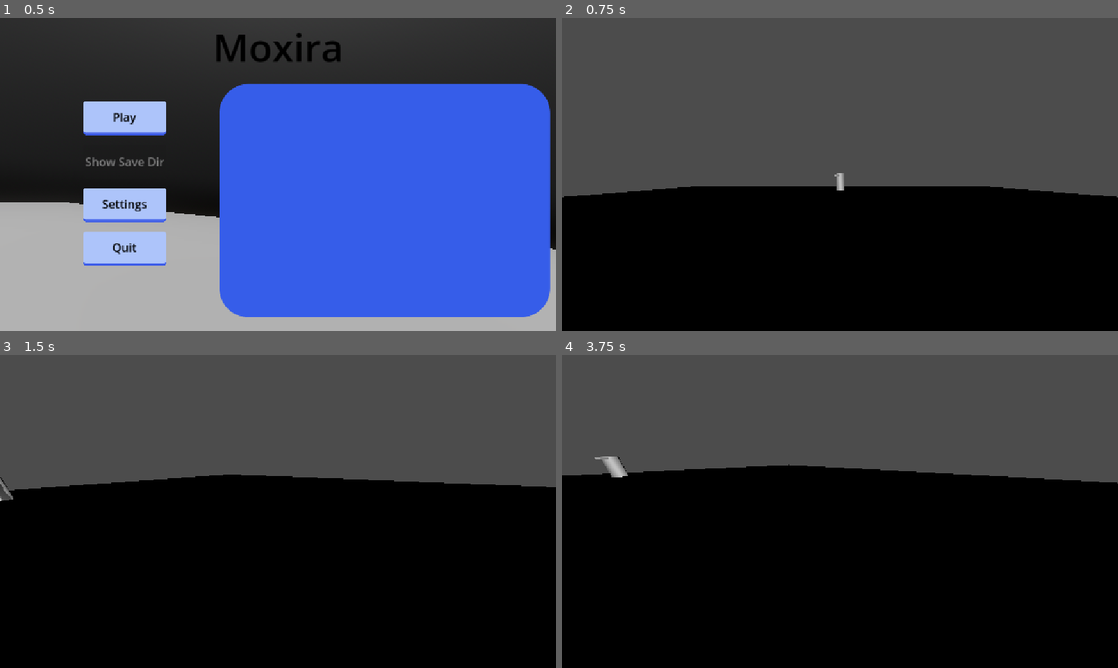
Above: before the commit, frames 1-4 (two rows, left to right).
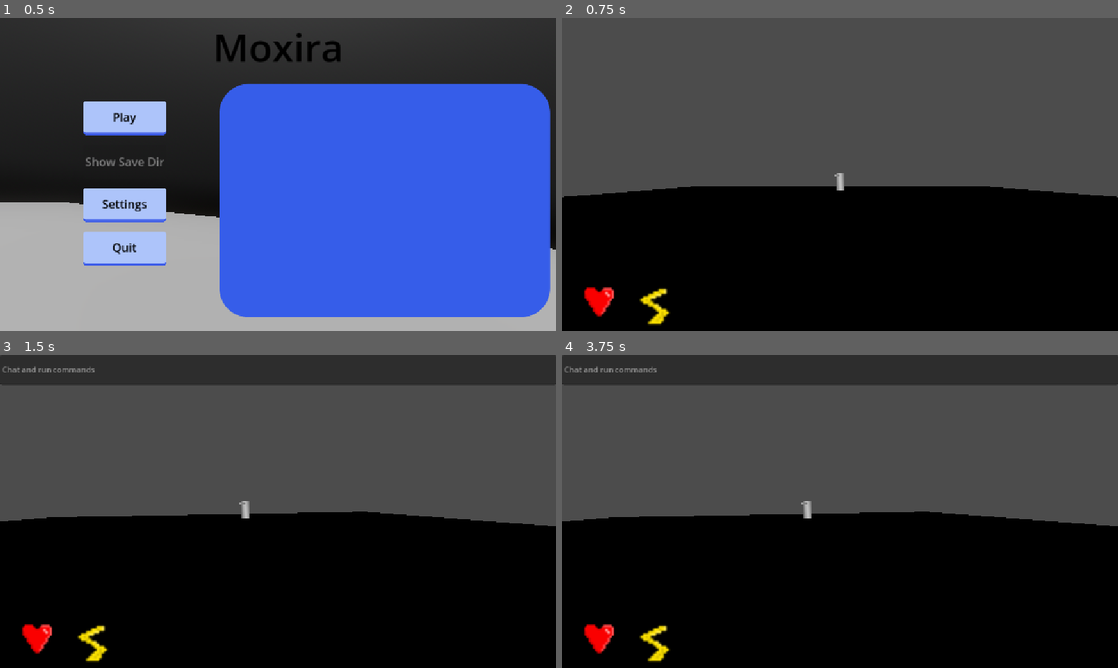
Above: after the commit, the same moments.

Repository: xi-self13/MoxiDev
Game: Godot game, scene res://UI/mainMenu.tscn
Two runs of this game, one before a commit and one after it. Both use one fixed random seed, a clock stepped at 60 frames per second and the inputs below. Sound files missing from this copy of the repository are replaced by a short silence.
Inputs (mouse positions are in pixels of both pictures, inside the frame that each line leads up to):
- Up to frame 1 (0.5 s): no input
- Up to frame 2 (0.75 s): click "Play" at 0.5 s
- Up to frame 3 (1.5 s): tap Enter at 1.25 s; move the mouse to (305, 511) at 1.27 s; hold D (right) from 1.28 s (still down); hold T (chat_key, bound only after the commit) from 1.28 s (still down)
- Up to frame 4 (3.75 s): tap Space (jump) at 1.52, 2.27 s; move the mouse to (812, 511) at 2.02 s; release D (right) at 2.03 s; release T (chat_key, bound only after the commit) at 2.03 s; hold S (back) 2.03-2.78 s; tap Ctrl (crouch) at 2.1 s; tap T (chat_key, bound only after the commit) at 2.3 s; move the mouse to (851, 505) at 2.77 s; hold T (chat_key, bound only after the commit) 2.78-3.53 s; hold D (right) from 2.78 s (still down); tap W (fowards) at 2.85 s; move the mouse to (834, 517) at 3.52 s; tap Shift (sprint) at 3.6 s

Frame 1 is identical in both runs. In frame 2, 0.7% of the frame differs, in the area x 3-20%, y 86-99%; in frame 3, 21%; in frame 4, 24%, in the area x 0-100%, y 0-99%.

Commit message:
Added Weather System and DesktopUI

Diff:
--- a/Entities/Player/StateMachine/player_state.gd
+++ b/Entities/Player/StateMachine/player_state.gd
@@ -8,8 +8,12 @@
 const FALLING = "Falling"
 const CROUCH = "Crouch"
 const DEAD = "Dead"
+const STOP = "Stop"
 var player: Player
 
+func update(delta: float) -> void:
+	if %ChatPanel.visible == true:
+		finished.emit(STOP)
 
 func _ready() -> void:
 	await owner.ready
--- a/Entities/Player/StateMachine/run.gd
+++ b/Entities/Player/StateMachine/run.gd
@@ -1,7 +1,7 @@
 extends PlayerState
 #change the properties for the run multiplier and Stamina drain, player runs at insane speeds
 func enter(previous_state_path: String, data := {}) -> void:
-	player.ap.play("run")
+	player.ap.play("Run")
 	player.camera_3d.fov = lerp(player.camera_3d.fov, player.start_fov / player.zoom_multiplier, get_physics_process_delta_time() * 20.0)
 
 func physics_update(delta: float) -> void:
--- /dev/null
+++ b/Entities/Player/StateMachine/stop.gd
@@ -0,0 +1,18 @@
+extends PlayerState
+
+func physics_update(delta: float) -> void:
+    player.movement_speed = lerp(player.movement_speed, 0.0, 0.2)
+    player.velocity.x = 0.0
+    player.velocity.z = 0.0
+    player.camera_3d.fov = lerp(player.camera_3d.fov, player.start_fov, get_physics_process_delta_time() * 20.0)
+
+    if not player.is_on_floor():
+        if player.velocity.y >= 0:
+            player.velocity += player.get_gravity() * delta
+        else:
+            player.velocity += player.get_gravity() * delta * 0.5 * player.fall_multi
+
+    if not player.is_on_floor():
+        finished.emit(FALLING)
+    if %ChatPanel.visible == false:
+        finished.emit(IDLE)
--- a/Entities/Player/player.gd
+++ b/Entities/Player/player.gd
@@ -36,7 +36,7 @@
 @export var damage := 20.0
 @export var experience := 0.0
 @export var level := 0.0
-@export var runMulti: float = 4
+@export var runMulti: float = 2
 @export var fall_multi: float = 2.5
 @export var jump_height: float = 1.0
 @export var coyote_time: float = 0.1
@@ -67,8 +67,8 @@
 @onready var cameraStartPos: Vector3 = $Camera3D.position
 @onready var start_fov := camera_3d.fov
 @onready var diedscreen = $YouDied
-@onready var staminabar = $MobileUi/Stats/staminabar
-@onready var healthbar = $MobileUi/Stats/Healthbar
+@onready var healthbar: TextureProgressBar = $Stats/Healthbar
+@onready var staminabar: TextureProgressBar = $Stats/staminabar
 
 
 
@@ -139,6 +139,8 @@
 func _input(event: InputEvent) -> void:
 	if event is InputEventMouseMotion and Input.mouse_mode == Input.MOUSE_MODE_CAPTURED:
 		target_mouse_motion = -event.relative * mouse_sensitivity
+
+
 #		if event.pressed:
 #			ap.play("combat_fist")
 
@@ -239,3 +241,11 @@
 		camera_3d.position = (Vector3(randf_range(-0.05,0.05), randf_range(-0.05,0.05), 0) + Vector3(0, 1.37787, -0.29387))
 	elif current_health == 100 and was_dead == true:
 		pass
+
+
+func _on_staminabar_changed() -> void:
+	pass # Replace with function body.
+
+
+func _on_staminabar_value_changed(value: float) -> void:
+	pass # Replace with function body.
--- a/Entities/Player/player.tscn
+++ b/Entities/Player/player.tscn
@@ -7,6 +7,7 @@
 [ext_resource type="Script" uid="uid://semsmbohlmwu" path="res://UI/scripts/mobileuicontrols.gd" id="3_tekja"]
 [ext_resource type="PackedScene" uid="uid://bm3ntb0va12ek" path="res://UI/ToastUi.tscn" id="4_7a1se"]
 [ext_resource type="PackedScene" uid="uid://c4h2lyh67xg8t" path="res://DiedScreen.tscn" id="4_tekja"]
+[ext_resource type="Script" uid="uid://cb2h7ntvvjhds" path="res://UI/scripts/desktop_ui.gd" id="5_a8wow"]
 [ext_resource type="Texture2D" uid="uid://cf5epxsdprgvs" path="res://assets/Player/UiPack/HUD/Health/HeartUnder.png" id="5_iplt1"]
 [ext_resource type="Texture2D" uid="uid://jhf8uu6h8g7i" path="res://assets/Player/UiPack/HUD/Health/HeartFill.png" id="6_owvpp"]
 [ext_resource type="AnimationLibrary" uid="uid://cfpavemgcl1vj" path="res://assets/Player/Animations/AnimationLib/plranimations.res" id="7_01a4e"]
@@ -21,6 +22,7 @@
 [ext_resource type="Script" uid="uid://jeiqoaxc8lx3" path="res://Entities/Player/StateMachine/fall.gd" id="19_0poeq"]
 [ext_resource type="Script" uid="uid://broxiuyqh3mvp" path="res://Entities/Player/StateMachine/crouch.gd" id="20_ppdlg"]
 [ext_resource type="Script" uid="uid://bm20215ygxi3e" path="res://Entities/Player/StateMachine/dead.gd" id="21_v7p16"]
+[ext_resource type="Script" uid="uid://cklbk53dajvan" path="res://Entities/Player/StateMachine/stop.gd" id="23_avsg8"]
 
 [sub_resource type="BoxShape3D" id="BoxShape3D_5c2io"]
 size = Vector3(1, 2.53882, 0.541931)
@@ -1530,6 +1532,7 @@
 target_position = Vector3(0, 0.2, 0)
 
 [node name="MobileUi" type="Control" parent="."]
+visible = false
 layout_mode = 3
 anchors_preset = 15
 anchor_right = 1.0
@@ -1541,44 +1544,6 @@
 
 [node name="Control" parent="MobileUi" instance=ExtResource("4_7a1se")]
 layout_mode = 1
-
-[node name="Stats" type="Control" parent="MobileUi"]
-anchors_preset = 0
-offset_right = 1152.0
-offset_bottom = 51.0
-
-[node name="Healthbar" type="TextureProgressBar" parent="MobileUi/Stats"]
-layout_mode = 1
-anchors_preset = -1
-anchor_left = 0.618056
-anchor_top = 10.8235
-anchor_right = 0.677951
-anchor_bottom = 12.2353
-offset_left = -3.05176e-05
-offset_bottom = -1.14441e-05
-grow_horizontal = 2
-grow_vertical = 0
-value = 1.0
-fill_mode = 3
-nine_patch_stretch = true
-texture_under = ExtResource("5_iplt1")
-texture_progress = ExtResource("6_owvpp")
-metadata/_edit_use_anchors_ = true
-
-[node name="staminabar" type="TextureProgressBar" parent="MobileUi/Stats"]
-layout_mode = 0
-anchor_left = 0.523438
-anchor_top = 10.7059
-anchor_right = 0.59809
-anchor_bottom = 12.3333
-offset_top = 1.43051e-05
-offset_right = -1.52588e-05
-offset_bottom = 1.62125e-05
-fill_mode = 3
-nine_patch_stretch = true
-texture_under = ExtResource("7_xr8lj")
-texture_progress = ExtResource("8_r8fok")
-metadata/_edit_use_anchors_ = true
 
 [node name="JoyArea" type="Control" parent="MobileUi"]
 anchors_preset = 0
@@ -1765,9 +1730,57 @@
 offset_bottom = 101.0
 text = "Toggle Debug Menu"
 
-[node name="ChatPanel" parent="MobileUi" instance=ExtResource("3_5c2io")]
+[node name="DesktopUI" type="Control" parent="."]
+unique_name_in_owner = true
+layout_mode = 3
+anchors_preset = 15
+anchor_right = 1.0
+anchor_bottom = 1.0
+grow_horizontal = 2
+grow_vertical = 2
+script = ExtResource("5_a8wow")
+metadata/_edit_use_anchors_ = true
+
+[node name="ChatPanel" parent="." instance=ExtResource("3_5c2io")]
+unique_name_in_owner = true
 visible = false
+
+[node name="Stats" type="Control" parent="."]
+layout_mode = 3
+anchors_preset = 0
+offset_right = 1152.0
+offset_bottom = 51.0
+
+[node name="Healthbar" type="TextureProgressBar" parent="Stats"]
 layout_mode = 1
+anchors_preset = -1
+anchor_left = 0.0364583
+anchor_top = 10.7647
+anchor_right = 0.0963534
+anchor_bottom = 12.1765
+grow_horizontal = 2
+grow_vertical = 0
+mouse_filter = 2
+value = 1.0
+fill_mode = 3
+nine_patch_stretch = true
+texture_under = ExtResource("5_iplt1")
+texture_progress = ExtResource("6_owvpp")
+metadata/_edit_use_anchors_ = true
+
+[node name="staminabar" type="TextureProgressBar" parent="Stats"]
+layout_mode = 1
+anchors_preset = -1
+anchor_left = 0.131076
+anchor_top = 10.8823
+anchor_right = 0.205728
+anchor_bottom = 12.5097
+mouse_filter = 2
+fill_mode = 3
+nine_patch_stretch = true
+texture_under = ExtResource("7_xr8lj")
+texture_progress = ExtResource("8_r8fok")
+metadata/_edit_use_anchors_ = true
 
 [node name="YouDied" parent="." instance=ExtResource("4_tekja")]
 visible = false
@@ -1807,16 +1820,7 @@
 [node name="DebugMenu" type="Node" parent="." node_paths=PackedStringArray("UINode")]
 unique_name_in_owner = true
 script = ExtResource("13_owvpp")
-UINode = NodePath("../DebugUI")
-
-[node name="DebugUI" type="Control" parent="."]
-layout_mode = 3
-anchors_preset = 15
-anchor_right = 1.0
-anchor_bottom = 1.0
-grow_horizontal = 2
-grow_vertical = 2
-mouse_filter = 2
+UINode = NodePath("../DesktopUI")
 
 [node name="StateMachine" type="Node" parent="." node_paths=PackedStringArray("initial_state")]
 unique_name_in_owner = true
@@ -1844,8 +1848,9 @@
 [node name="Dead" type="Node" parent="StateMachine"]
 script = ExtResource("21_v7p16")
 
-[connection signal="changed" from="MobileUi/Stats/Healthbar" to="." method="_on_current_health_changed"]
-[connection signal="value_changed" from="MobileUi/Stats/Healthbar" to="." method="_on_health_changed"]
+[node name="Stop" type="Node" parent="StateMachine"]
+script = ExtResource("23_avsg8")
+
 [connection signal="button_down" from="MobileUi/JoyArea/Forward" to="MobileUi" method="_on_forward_down"]
 [connection signal="button_up" from="MobileUi/JoyArea/Forward" to="MobileUi" method="_on_forward_up"]
 [connection signal="toggled" from="MobileUi/JoyArea/Flashlight" to="MobileUi" method="_on_flashlight_toggle"]
@@ -1869,5 +1874,9 @@
 [connection signal="pressed" from="MobileUi/PanelContainer/Minus20health" to="MobileUi" method="_on_player_pressed"]
 [connection signal="toggled" from="MobileUi/PanelContainer/TogglePermaDeath" to="MobileUi" method="_on_you_died_toggle_perma"]
 [connection signal="pressed" from="MobileUi/PanelContainer/Debug button" to="MobileUi" method="_on_debug_button_pressed"]
+[connection signal="changed" from="Stats/Healthbar" to="." method="_on_current_health_changed"]
+[connection signal="value_changed" from="Stats/Healthbar" to="." method="_on_health_changed"]
+[connection signal="changed" from="Stats/staminabar" to="." method="_on_staminabar_changed"]
+[connection signal="value_changed" from="Stats/staminabar" to="." method="_on_staminabar_value_changed"]
 
 [editable path="Girl"]
--- a/Globals/game_manager.gd
+++ b/Globals/game_manager.gd
@@ -1,6 +1,9 @@
 extends Node
 
 var player :=  preload("res://Entities/Player/player.tscn")
+
+var platform = OS.get_name()
+
 func save():
 	if !player:
 		return {"filename" : get_scene_file_path(), "parent" : get_parent().get_path()}
--- /dev/null
+++ b/Globals/rain_effect.gd
@@ -0,0 +1,15 @@
+extends GPUParticles3D
+
+@export var rain_intensity: float = 1.0
+
+func _ready():
+	emitting = true
+	amount = int(100 * rain_intensity)
+	lifetime = 5.0
+	process_material = ParticleProcessMaterial.new()
+	process_material.direction = Vector3(0, -1, 0)
+	process_material.spread = 10.0
+	process_material.initial_velocity_min = 10.0
+	process_material.initial_velocity_max = 20.0
+	process_material.gravity = Vector3(0, -9.8, 0)
+	process_material.particle_flag_align_y = true
--- a/Globals/time.gd
+++ b/Globals/time.gd
@@ -5,7 +5,14 @@
 @export_category("Sun Properties")
 @export var ticks_per_second: float = 60.0 ## 1 tick = 1 second in real life
 
+enum Weather { NORMAL, RAINY, STORMY }
+
+@export var current_weather: Weather = Weather.NORMAL
+@export var weather_change_interval: float = 300.0  # Change weather every 5 minutes (in game time)
+
 var sun_node : DirectionalLight3D
+var weather_timer: float = 0.0
+var rain_node: GPUParticles3D
 
 var seconds : float
 var minutes : float
@@ -18,6 +25,13 @@
 		for i in get_tree().current_scene.get_children():
 			if i is DirectionalLight3D:
 				sun_node = i
+		# Create rain effect node
+		rain_node = GPUParticles3D.new()
+		rain_node.script = load("res://Globals/rain_effect.gd")
+		rain_node.visible = false
+		rain_node.position = Vector3(0, 20, 0)  # Position above the scene for rain to fall
+		get_tree().current_scene.add_child(rain_node)
+	change_weather()  # Initialize weather
 
 func time_repeat(delta: float):
 	seconds += delta * ticks_per_second
@@ -27,10 +41,11 @@
 	if minutes >= 60:
 		minutes = 0
 		hours += 1
-	if hours >= 24:  #
+	if hours >= 24:  #A new day has began
 		hours = 0
 		minutes = 0
 		seconds = 0
+		print_debug("A new day has begun!")
 	update_sun_rotation()
 	return str(hours,":",minutes,":",seconds)
 
@@ -56,6 +71,40 @@
 
 
 
+func change_weather():
+	var rand = randi() % 3
+	current_weather = Weather.values()[rand]
+	print("Weather changed to: ", Weather.keys()[current_weather])
+
+func update_weather_effects():
+	if not sun_node:
+		return
+
+	var base_energy = 1.0
+	match current_weather:
+		Weather.NORMAL:
+			sun_node.light_energy = base_energy
+			if rain_node:
+				rain_node.visible = false
+		Weather.RAINY:
+			sun_node.light_energy = base_energy * 0.7  # Dimmer for rain
+			if rain_node:
+				rain_node.visible = true
+				rain_node.rain_intensity = 1.0
+		Weather.STORMY:
+			sun_node.light_energy = base_energy * 0.4  # Even dimmer for storm
+			if rain_node:
+				rain_node.visible = true
+				rain_node.rain_intensity = 2.0  # Heavier rain for storm
+
+
+
+
 func _process(delta: float) -> void:
 	if sun_node:
 		var t = time_repeat(delta)
+		weather_timer += delta * ticks_per_second
+		if weather_timer >= weather_change_interval:
+			weather_timer = 0.0
+			change_weather()
+		update_weather_effects()
--- a/UI/ChatPanel.tscn
+++ b/UI/ChatPanel.tscn
@@ -7,15 +7,18 @@
 [sub_resource type="CanvasItemMaterial" id="CanvasItemMaterial_rx27s"]
 
 [node name="ChatPanel" type="Control"]
+z_index = 2
 layout_mode = 3
 anchors_preset = 15
 anchor_right = 1.0
 anchor_bottom = 1.0
 grow_horizontal = 2
 grow_vertical = 2
+mouse_filter = 2
 script = ExtResource("1_s4k4u")
 
 [node name="ChatInput" type="LineEdit" parent="."]
+z_index = 2
 layout_mode = 0
 anchor_right = 1.0
 anchor_bottom = 0.0941358
@@ -37,7 +40,8 @@
 metadata/_edit_use_anchors_ = true
 
 [node name="Bye" type="Button" parent="."]
-layout_mode = 0
+layout_mode = 1
+anchors_preset = -1
 anchor_left = 0.892361
 anchor_top = 0.185185
 anchor_right = 0.991319
@@ -45,7 +49,6 @@
 offset_right = 3.05176e-05
 offset_bottom = 1.28746e-05
 text = "Close"
-metadata/_edit_use_anchors_ = true
 
 [node name="Effects" type="Node" parent="."]
 script = ExtResource("3_rx27s")
--- a/UI/scripts/chat_panel.gd
+++ b/UI/scripts/chat_panel.gd
@@ -16,14 +16,20 @@
 
 # Called when the node enters the scene tree for the first time.
 func _ready() -> void:
-	pass # Replace with function body.
+	if GameManager.platform == "Mobile":
+		$Bye.show()
+	else:
+		$Bye.hide()
 
 signal on_chat()
 signal on_runcommand(command_a)
 
 # Called every frame. 'delta' is the elapsed time since the previous frame.
 func _process(_delta: float) -> void:
-	pass
+	if Input.is_action_just_pressed("ui_cancel"):
+		self.visible = false
+		Input.mouse_mode = Input.MOUSE_MODE_CAPTURED
+
 
 func save_chat_data():
 	chat_config.set_value("chat_config", "username", "Moxira Kira Froxer")
--- /dev/null
+++ b/UI/scripts/desktop_ui.gd
@@ -0,0 +1,6 @@
+extends Control
+
+func _input(event: InputEvent) -> void:
+    if event.is_action_pressed("chat_key"):
+        %ChatPanel.show()
+        Input.mouse_mode = Input.MOUSE_MODE_VISIBLE
--- a/UI/scripts/mobileuicontrols.gd
+++ b/UI/scripts/mobileuicontrols.gd
@@ -9,9 +9,13 @@
 	print("(Server): Mobile Controls Enabled")
 	print("Running on " + str(OS.get_distribution_name()))
 	if OS.get_distribution_name() == "iOS" or OS.get_distribution_name() == "Android":
+		GameManager.platform = "Mobile"
 		self.visible = true
+
 	else:
-		self.visible = false
+		GameManager.platform = "Desktop"
+		%DesktopUI.visible = true
+		self.queue_free()
 	#Debug
 	#self.visible = true
 
--- a/project.godot
+++ b/project.godot
@@ -26,6 +26,15 @@
 GameManager="*res://Globals/game_manager.gd"
 GlobalTime="*res://Globals/time.gd"
 
+[debug]
+
+gdscript/warnings/unassigned_variable_op_assign=0
+gdscript/warnings/unused_variable=0
+gdscript/warnings/unused_local_constant=0
+gdscript/warnings/unused_private_class_variable=0
+gdscript/warnings/unused_parameter=0
+gdscript/warnings/unused_signal=0
+
 [display]
 
 window/size/borderless=true
@@ -90,6 +99,11 @@
 mouse_release={
 "deadzone": 0.2,
 "events": [Object(InputEventKey,"resource_local_to_scene":false,"resource_name":"","device":-1,"window_id":0,"alt_press …(195 unchanged characters)…
+]
+}
+chat_key={
+"deadzone": 0.2,
+"events": [Object(InputEventKey,"resource_local_to_scene":false,"resource_name":"","device":-1,"window_id":0,"alt_pressed":false,"shift_pressed":false,"ctrl_pressed":false,"meta_pressed":false,"pressed":false,"keycode":0,"physical_keycode":84,"key_label":0,"unicode":116,"location":0,"echo":false,"script":null)
 ]
 }
 
Not shown, added: Entities/Player/StateMachine/stop.gd.uid
Not shown: 1 places in Entities/Player/player.tscn that only renumber resources
Not shown, added: Globals/rain_effect.gd.uid
Not shown, added: UI/scripts/desktop_ui.gd.uid
